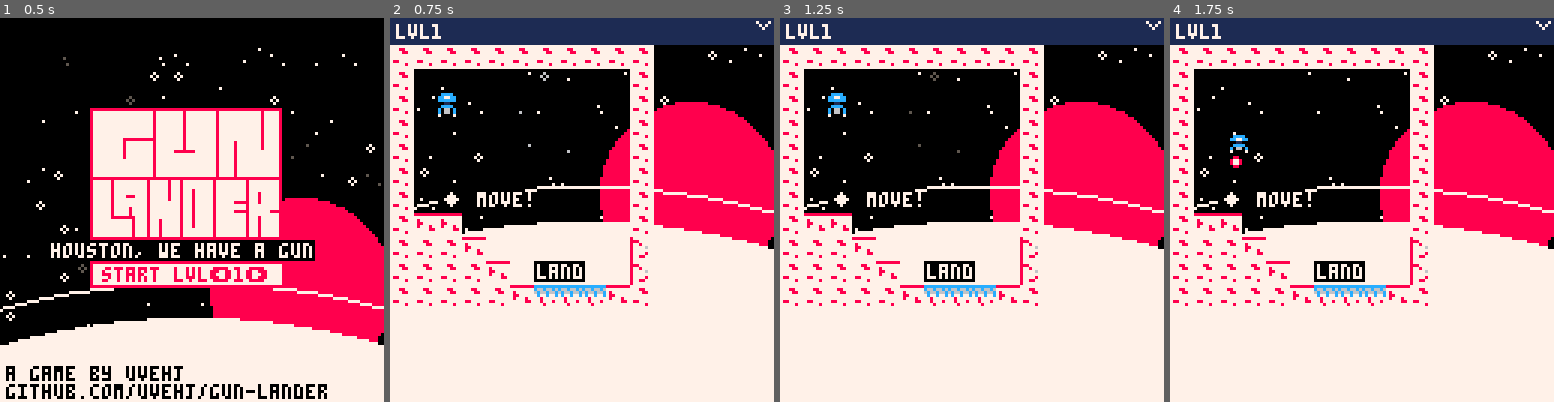
Above: before the commit, frames 1-4 (left to right).
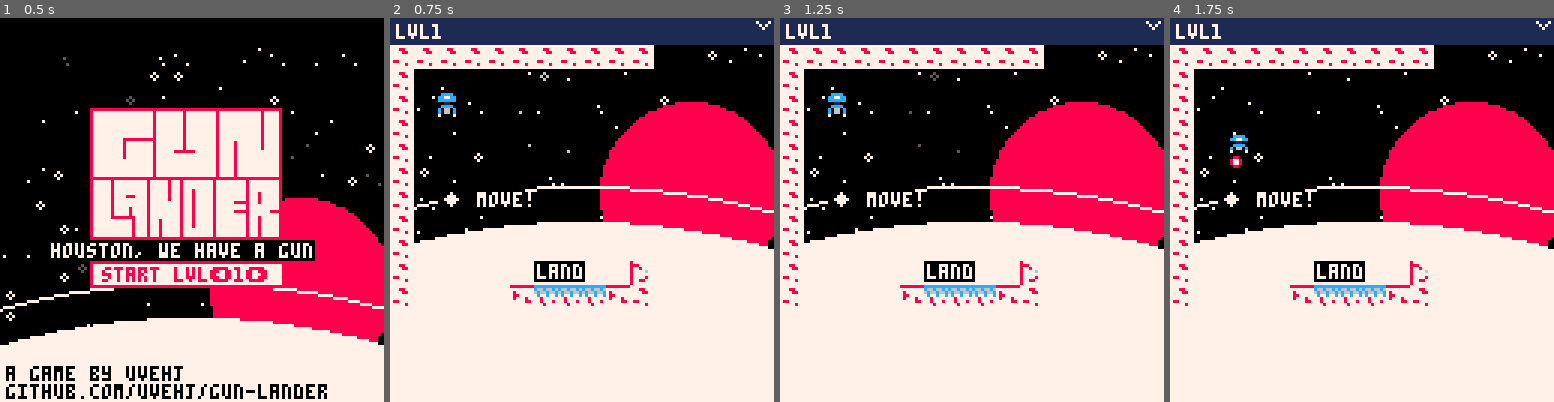
Above: after the commit, the same moments.

Repository: uvehj/Gun-Lander
Game: PICO-8 cartridge gunlander.p8
Same seed, same stepped clock (60 frames per second), same inputs: the game is played once before the commit and once after it.
Inputs:
- Up to frame 1 (0.5 s): tap X (X key) at 0.33 s
- Up to frame 2 (0.75 s): tap O (Z key) at 0.7 s
- Up to frame 3 (1.25 s): tap X (X key) at 1.07 s
- Up to frame 4 (1.75 s): hold Right from 1.6 s (still down); tap O (Z key) at 1.7 s

Frame 1 is identical in both runs. In frame 2, 3.8% of the frame differs, in the area x 6-69%, y 13-75%; in frame 3, 3.8%; in frame 4, 3.8%.

Commit message:
Out of bounds
Fixed collision while out of bounds
Added bullet removal while out of bounds

Diff:
--- a/gunlander.p8
+++ b/gunlander.p8
@@ -428,6 +428,8 @@
                 level.state = 2
             end
             del(bullets,b)
+        elseif b.y > ((level.h+16)*8) then
+            del(bullets,b)
         end
     end
 end
@@ -481,7 +483,7 @@
     --enemy buildings
     enemycrash = 0
     for pos in all(contact_points) do
-        if fget(mget(pos[1],pos[2]),2) then
+        if fget(mget(pos[1],pos[2]),2) and pos[1] >= level.startx and pos[1] <= level.endx and pos[2] >= level.starty and pos[2] <= level.endy then
             mset(pos[1],pos[2],5)
             level.numenemy -= 1
             enemycrash = 1
@@ -492,13 +494,13 @@
     end
     --walls
     for pos in all(contact_points) do
-        if fget(mget(pos[1],pos[2]),0) then
+        if fget(mget(pos[1],pos[2]),0) and pos[1] >= level.startx and pos[1] <= level.endx and pos[2] >= level.starty and pos[2] <= level.endy then
             return 1
         end
     end
     --friendly buildings
     for pos in all(contact_points) do
-        if fget(mget(pos[1],pos[2]),1) then
+        if fget(mget(pos[1],pos[2]),1) and pos[1] >= level.startx and pos[1] <= level.endx and pos[2] >= level.starty and pos[2] <= level.endy then
             return 2
         end
     end
@@ -594,16 +596,16 @@
 0000000000000000000000000000000000000000000000000000000000000000000000000000000000000000000000000000000000000000000000000000000000000000000000000000000000000000000000000000000000000000000000000000000000000000000000000000000000000000000000000000000000000000
 __map__
 0303030303030303030303030303030303030303030300000000000000000000000000000000000000000000000000000000000000000000000000000000000000000000000000000000000000000000000000000000000000000000000000000000000000000000000000000000000000000000000000000000000000000000
-0300000000000000000003030000000000000000000300000000000000000000000000000000000000000000000000000000000000000000000000000000000000000000000000000000000000000000000000000000000000000000000000000000000000000000000000000000000000000000000000000000000000000000
-0300000000000000000003030000000000000000000300000000000000000000000000000000000000000000000000000000000000000000000000000000000000000000000000000000000000000000000000000000000000000000000000000000000000000000000000000000000000000000000000000000000000000000
-0300000000000000000003030000000000000000000300000000000000000000000000000000000000000000000000000000000000000000000000000000000000000000000000000000000000000000000000000000000000000000000000000000000000000000000000000000000000000000000000000000000000000000
-0300000000000000000003030000000000000000000300000000000000000000000000000000000000000000000000000000000000000000000000000000000000000000000000000000000000000000000000000000000000000000000000000000000000000000000000000000000000000000000000000000000000000000
-0300000000000000000003030000000000090909090300000000000000000000000000000000000000000000000000000000000000000000000000000000000000000000000000000000000000000000000000000000000000000000000000000000000000000000000000000000000000000000000000000000000000000000
-0300000000000000000003030000000000000000000300000000000000000000000000000000000000000000000000000000000000000000000000000000000000000000000000000000000000000000000000000000000000000000000000000000000000000000000000000000000000000000000000000000000000000000
-0304040000000000000003030000000000000000000300000000000000000000000000000000000000000000000000000000000000000000000000000000000000000000000000000000000000000000000000000000000000000000000000000000000000000000000000000000000000000000000000000000000000000000
-0303030400000000000006030000000000000000000300000000000000000000000000000000000000000000000000000000000000000000000000000000000000000000000000000000000000000000000000000000000000000000000000000000000000000000000000000000000000000000000000000000000000000000
-0303030304000000000006030000000000000000000300000000000000000000000000000000000000000000000000000000000000000000000000000000000000000000000000000000000000000000000000000000000000000000000000000000000000000000000000000000000000000000000000000000000000000000
-0303030303040909090403030000000000000000000300000000000000000000000000000000000000000000000000000000000000000000000000000000000000000000000000000000000000000000000000000000000000000000000000000000000000000000000000000000000000000000000000000000000000000000
+0300000000000000000000030000000000000000000300000000000000000000000000000000000000000000000000000000000000000000000000000000000000000000000000000000000000000000000000000000000000000000000000000000000000000000000000000000000000000000000000000000000000000000
+0300000000000000000000030000000000000000000300000000000000000000000000000000000000000000000000000000000000000000000000000000000000000000000000000000000000000000000000000000000000000000000000000000000000000000000000000000000000000000000000000000000000000000
+0300000000000000000000030000000000000000000300000000000000000000000000000000000000000000000000000000000000000000000000000000000000000000000000000000000000000000000000000000000000000000000000000000000000000000000000000000000000000000000000000000000000000000
+0300000000000000000000030000000000000000000300000000000000000000000000000000000000000000000000000000000000000000000000000000000000000000000000000000000000000000000000000000000000000000000000000000000000000000000000000000000000000000000000000000000000000000
+0300000000000000000000030000000000090909090300000000000000000000000000000000000000000000000000000000000000000000000000000000000000000000000000000000000000000000000000000000000000000000000000000000000000000000000000000000000000000000000000000000000000000000
+0300000000000000000000030000000000000000000300000000000000000000000000000000000000000000000000000000000000000000000000000000000000000000000000000000000000000000000000000000000000000000000000000000000000000000000000000000000000000000000000000000000000000000
+0300000000000000000000030000000000000000000300000000000000000000000000000000000000000000000000000000000000000000000000000000000000000000000000000000000000000000000000000000000000000000000000000000000000000000000000000000000000000000000000000000000000000000
+0300000000000000000000030000000000000000000300000000000000000000000000000000000000000000000000000000000000000000000000000000000000000000000000000000000000000000000000000000000000000000000000000000000000000000000000000000000000000000000000000000000000000000
+0300000000000000000006030000000000000000000300000000000000000000000000000000000000000000000000000000000000000000000000000000000000000000000000000000000000000000000000000000000000000000000000000000000000000000000000000000000000000000000000000000000000000000
+0300000000040909090403030000000000000000000300000000000000000000000000000000000000000000000000000000000000000000000000000000000000000000000000000000000000000000000000000000000000000000000000000000000000000000000000000000000000000000000000000000000000000000
 0000000000000000000000070000000000000000000600000000000000000000000000000000000000000000000000000000000000000000000000000000000000000000000000000000000000000000000000000000000000000000000000000000000000000000000000000000000000000000000000000000000000000000
 0000000000000000000000070000000000000000000600000000000000000000000000000000000000000000000000000000000000000000000000000000000000000000000000000000000000000000000000000000000000000000000000000000000000000000000000000000000000000000000000000000000000000000
 0000000000000000000000030404040404040404040300000000000000000000000000000000000000000000000000000000000000000000000000000000000000000000000000000000000000000000000000000000000000000000000000000000000000000000000000000000000000000000000000000000000000000000
